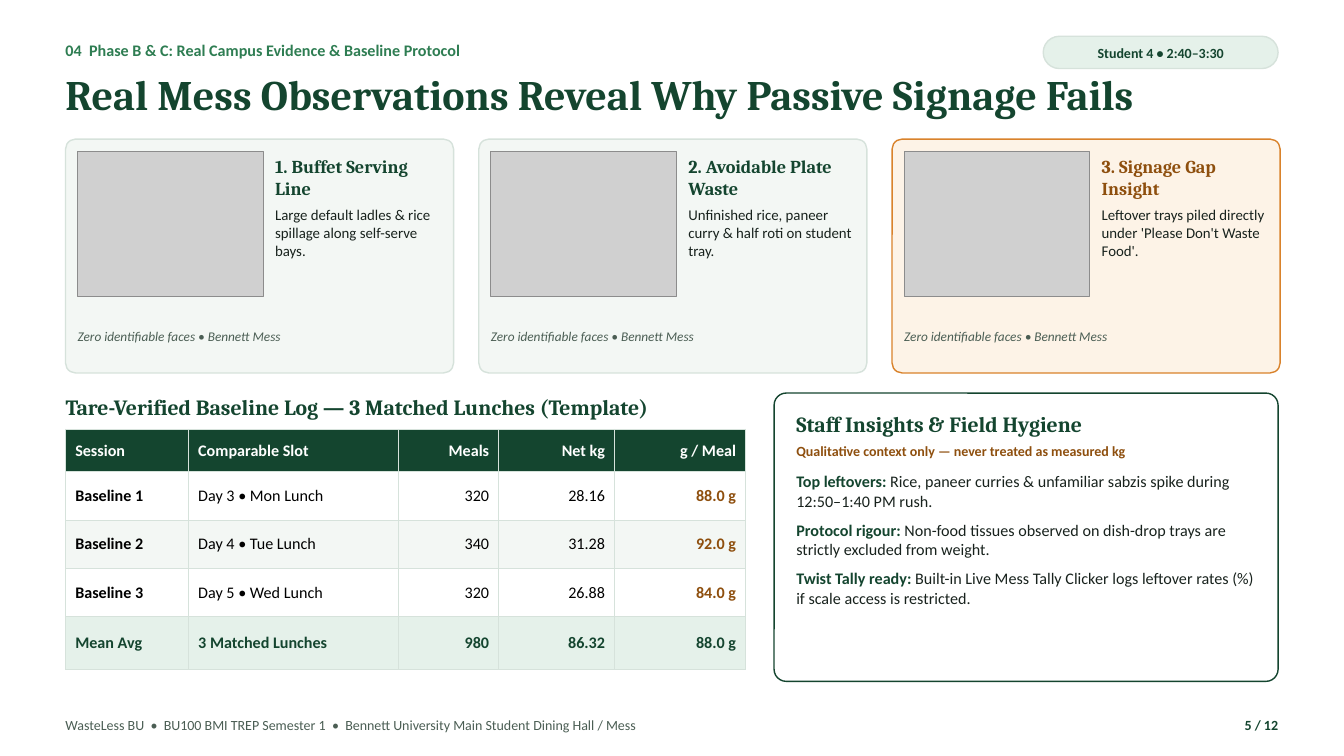
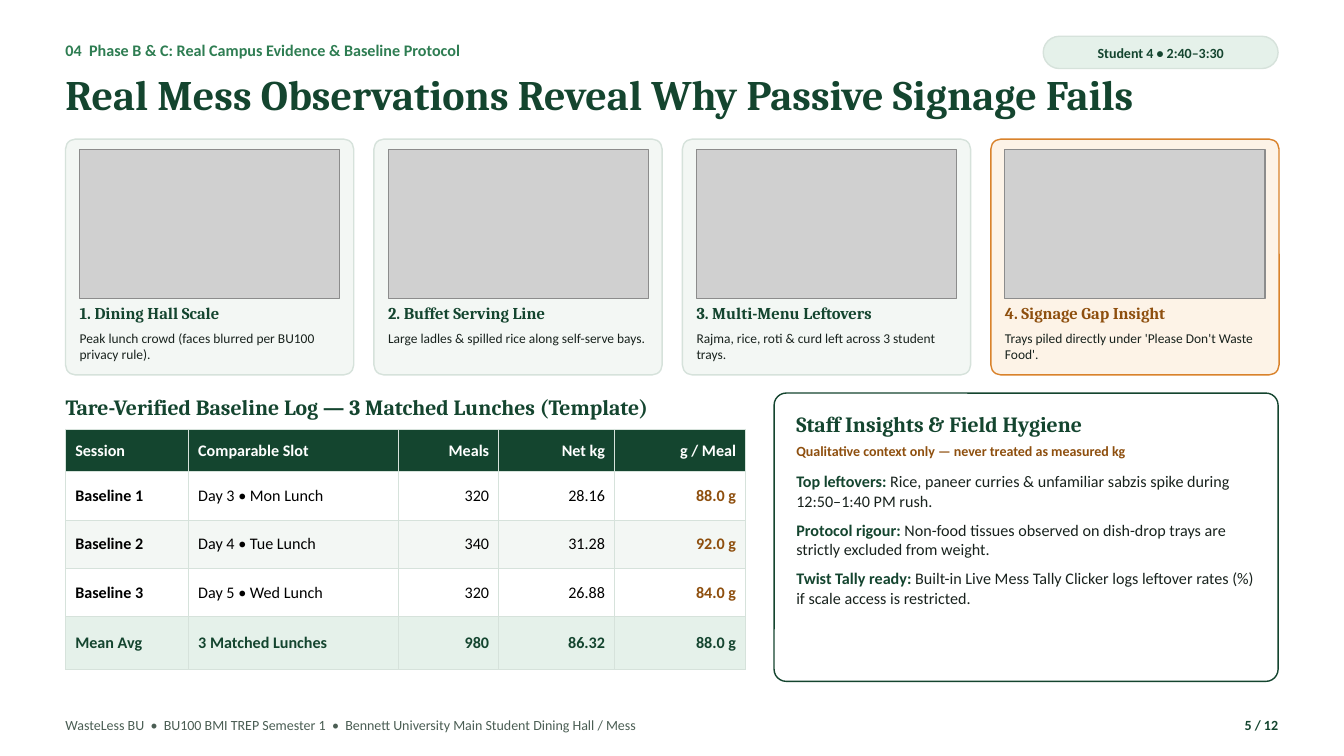
Before and after one commit to PRIYANSHVERMA-droid/wasteless-bu, a slide deck: slide 5 of WasteLess_BU_Pitch_Deck.pptx. Drawn at 1344x756 pixels with LibreOffice and Linux fonts; fonts in the diff are those of the drawing; grey boxes stand for pictures. Boxes give left, top, right and bottom in pixels: in the first picture for what was removed or moved away, otherwise in the second. Text is boxed around its words. In the diff, an @@ line names an element or a change of style, - is before the commit and + after.

Commit message:
Add wide Bennett dining hall overview (privacy-blurred) and Rajma-Chawal Day 2 tray photos across website, DOCX, and PPTX

```diff
--- a/WasteLess_BU_Pitch_Deck.pptx
+++ b/WasteLess_BU_Pitch_Deck.pptx
@@ rounded rectangle: place and size @@
-rounded rectangle at box(66, 139, 454, 373)
+rounded rectangle at box(66, 139, 354, 375)
@@ picture added at box(80, 149, 340, 298) @@
@@ rounded rectangle added at box(374, 139, 662, 375), fill #F3F7F4, outline #D6E2DB 1 pt @@
@@ picture: place and size @@
-picture at box(78, 151, 263, 296)
+picture at box(388, 149, 648, 298)
@@ rounded rectangle: place and size @@
-rounded rectangle at box(479, 139, 867, 373)
+rounded rectangle at box(683, 139, 971, 375)
@@ picture added at box(697, 149, 957, 298) @@
@@ rounded rectangle: place and size @@
-rounded rectangle at box(892, 139, 1280, 373)
+rounded rectangle at box(991, 139, 1279, 375)
@@ picture: place and size @@
-picture at box(904, 151, 1090, 296)
+picture at box(1005, 149, 1265, 298)
@@ picture removed at box(491, 151, 677, 296) @@
@@ text removed at box(688, 160, 832, 195) @@
-2. Avoidable Plate Waste
@@ text removed at box(688, 209, 852, 259) @@
-Unfinished rice, paneer curry & half roti on student tray.
@@ text added at box(80, 307, 219, 323), 11.8 pt, text #14452F, bold @@
+1. Dining Hall Scale
@@ text at box(388, 307, 545, 323): text changed; size 13 to 11.8 pt @@
-1. Buffet Serving Line
+2. Buffet Serving Line
@@ text added at box(697, 307, 871, 319), 11.8 pt, text #14452F, bold @@
+3. Multi-Menu Leftovers
@@ text at box(1005, 307, 1165, 323): text changed; size 13 to 11.8 pt @@
-3. Signage Gap Insight
+4. Signage Gap Insight
@@ text removed at box(78, 332, 281, 343) @@
-Zero identifiable faces • Bennett Mess
@@ text added at box(80, 333, 314, 361), 9.6 pt, text #18221D @@
+Peak lunch crowd (faces blurred per BU100 privacy rule).
@@ text at box(388, 333, 645, 346): text changed; size 10.6 to 9.6 pt @@
-Large default ladles & rice spillage along self-serve bays.
+Large ladles & spilled rice along self-serve bays.
@@ text removed at box(491, 332, 694, 343) @@
-Zero identifiable faces • Bennett Mess
@@ text added at box(697, 333, 935, 361), 9.6 pt, text #18221D @@
+Rajma, rice, roti & curd left across 3 student trays.
@@ text removed at box(904, 332, 1107, 343) @@
-Zero identifiable faces • Bennett Mess
@@ text at box(1005, 333, 1253, 359): text changed; size 10.6 to 9.6 pt @@
-Leftover trays piled directly under 'Please Don't Waste Food'.
+Trays piled directly under 'Please Don't Waste Food'.
```
Also in this commit, not shown: 6 other slides changed, 6 other files.
